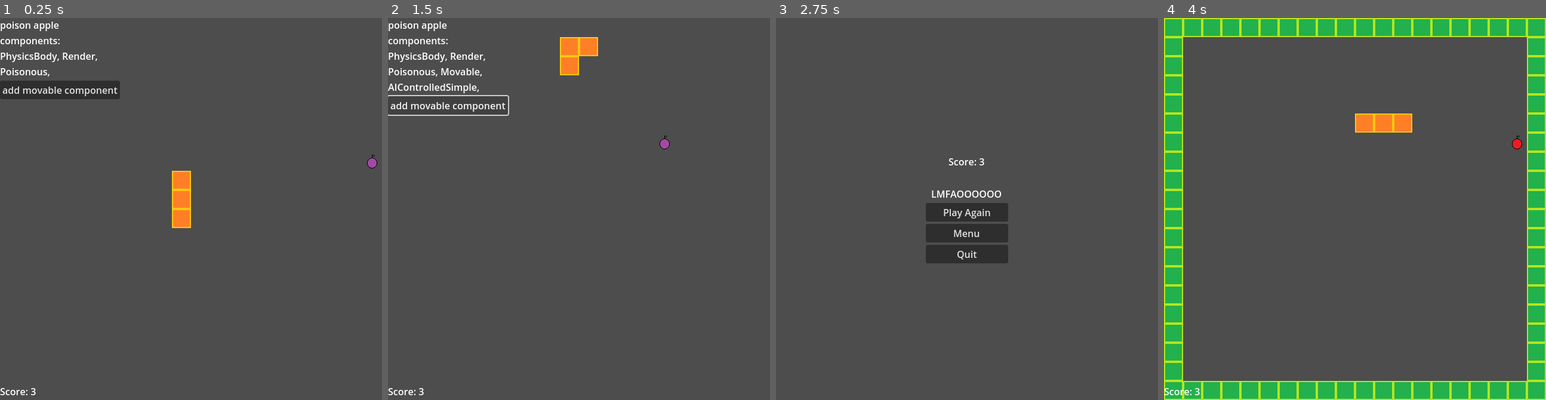
Above: before the commit, frames 1-4 (left to right).
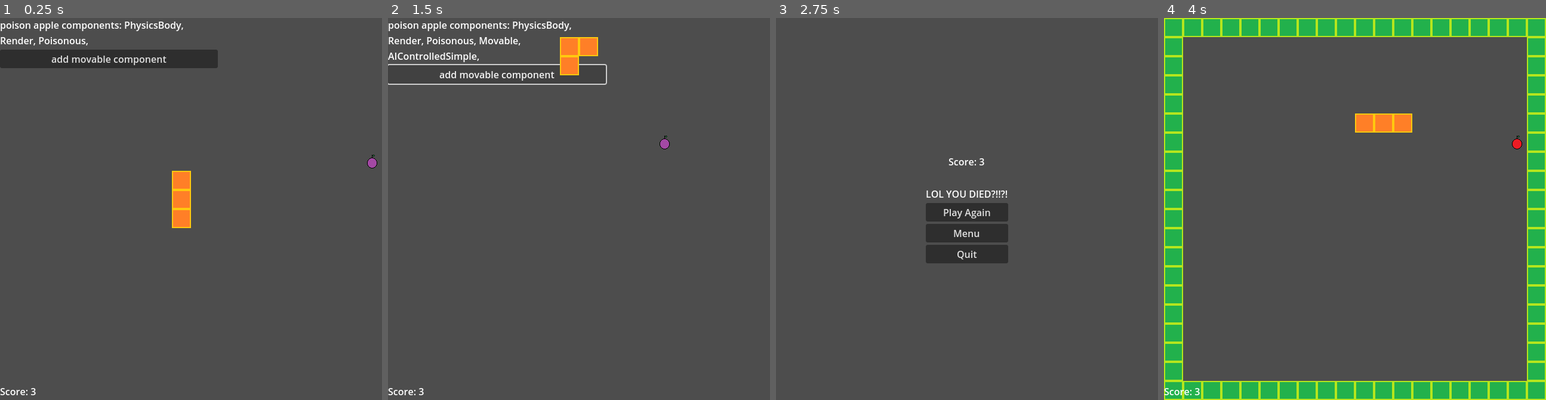
Above: after the commit, the same moments.

Repository: sethbabauta/snake-run
Game: Godot game, scene res://Scenes/demo.tscn
Two runs of this game, one before a commit and one after it. Both use one fixed random seed, a clock stepped at 60 frames per second and the inputs below. This scene is started directly instead of the project's main scene.
Inputs:
- Up to frame 1 (0.25 s): no input
- Up to frame 2 (1.5 s): click "add movable component" at 0.5 s; hold D (turn_right) from 1.28 s (still down)
- Up to frame 3 (2.75 s): release D (turn_right) at 2.03 s; hold S (turn_down) from 2.03 s (still down)
- Up to frame 4 (4 s): release S (turn_down) at 2.75 s; click "Play Again" at 2.75 s; hold D (turn_right) from 3.53 s (still down)

The runs differ from the first frame. In frame 1, 4.8% of the frame differs, in the area x 0-58%, y 0-22%; in frame 2, 2.3%; in frame 3, 0.2%; in frame 4, nothing differs.

Commit message:
clean up random bullshit

Diff:
--- a/Scenes/adventure_death_screen.tscn
+++ b/Scenes/adventure_death_screen.tscn
@@ -39,7 +39,7 @@
 
 [node name="DeathMessage" type="Label" parent="VBoxContainer"]
 layout_mode = 2
-text = "LMFAOOOOOO"
+text = "LOL YOU DIED?!!?!"
 horizontal_alignment = 1
 
 [node name="PlayAgain" type="Button" parent="VBoxContainer"]
--- a/Scenes/classic_death_screen.tscn
+++ b/Scenes/classic_death_screen.tscn
@@ -42,7 +42,8 @@
 
 [node name="DeathMessage" type="Label" parent="MainButtonsContainer"]
 layout_mode = 2
-text = "LOL YOU DIED?!!?!"
+text = "LMFAOOOOOO"
+horizontal_alignment = 1
 
 [node name="PlayAgain" type="Button" parent="MainButtonsContainer"]
 layout_mode = 2
--- a/Scenes/demo.tscn
+++ b/Scenes/demo.tscn
@@ -28,8 +28,8 @@
 [node name="GameUI" parent="." instance=ExtResource("4_rj712")]
 
 [node name="VBoxContainer" type="VBoxContainer" parent="."]
-offset_right = 40.0
-offset_bottom = 40.0
+offset_right = 365.0
+offset_bottom = 58.0
 
 [node name="Label" type="Label" parent="VBoxContainer"]
 layout_mode = 2
--- a/Scripts/game_engine.gd
+++ b/Scripts/game_engine.gd
@@ -8,7 +8,7 @@
 	"""
 	var name: String
 	var game_object: GameObject
-	var priority: int
+	var priority: int = 100
 
 	func _init(name: String, game_object: GameObject = null) -> void:
 		self.name = name
@@ -74,7 +74,6 @@
 			component_name: String,
 			component_parameters: Dictionary,
 	) -> void:
-		print(component_parameters)
 		var components_class: Components = Components.new()
 		var new_component: Variant = (
 				components_class[component_name].new(component_name, self)
@@ -84,7 +83,6 @@
 
 		self.components[component_name] = new_component
 
-		# add to component_priority
 		self._insert_component_priority(new_component)
 
 
@@ -98,7 +96,6 @@
 
 	# return event so that it's clear that event is changing in place
 	func fire_event(event: Event) -> Event:
-#		print("event: ", event.id, " ", event.parameters)
 		# higher priority number first
 		for component in self.component_priority:
 			event = self.components[component.name].fire_event(event)
@@ -148,7 +145,6 @@
 
 	func _init() -> void:
 		self.blueprints = self.load_blueprints()
-#        print(self.blueprints)
 
 
 	func _get_blueprint_parameters(parser: XMLParser) -> Dictionary:
--- a/Scripts/settings.gd
+++ b/Scripts/settings.gd
@@ -1,7 +1,6 @@
 extends Node
 
 const BLUEPRINTS_PATH = "res://blueprints.txt"
-const SCENES_PATH = "res://Scenes/"
 const SPRITES_PATH = "res://Sprites/"
 const PHYSICS_OBJECT_PATH = "res://Scenes/physics_object.tscn"
 const BASE_MOVE_SPEED = 32
--- a/scripts/Components.gd
+++ b/scripts/Components.gd
@@ -17,7 +17,9 @@
 
 		var current_position: Vector2 = self.game_object.physics_body.global_position
 		var target_position: Vector2 = closest_object.physics_body.global_position
-		var direction: String = Utils.get_farthest_direction(current_position, target_position)
+		var direction: String = (
+				Utils.get_farthest_direction(current_position, target_position)
+		)
 
 		var new_event:= Event.new("ChangeDirection")
 		new_event.parameters["direction"] = direction
@@ -244,7 +246,6 @@
 			next_body: GameObject,
 			prev_body: GameObject,
 	) -> void:
-
 		var next_body_snakebody: SnakeBody = next_body.components.get("SnakeBody")
 		var prev_body_snakebody: SnakeBody = prev_body.components.get("SnakeBody")
 		if next_body_snakebody and prev_body_snakebody:
